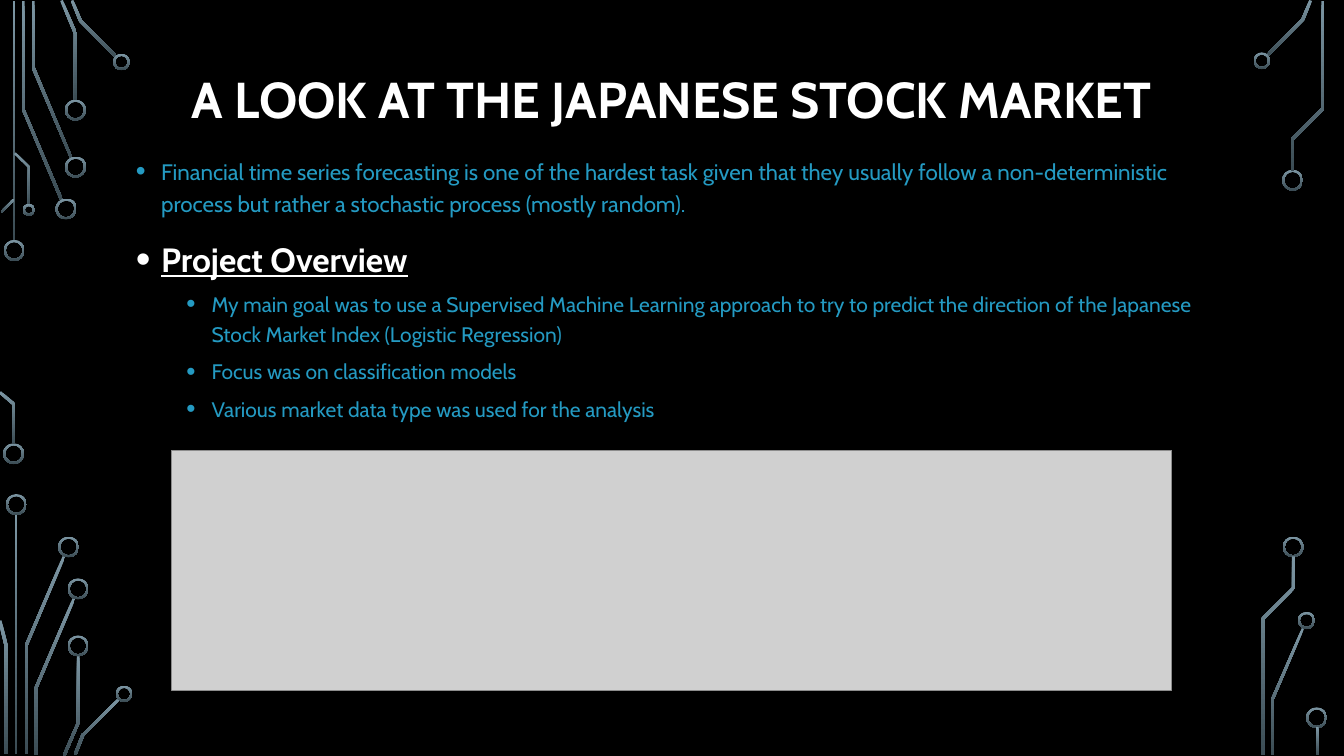
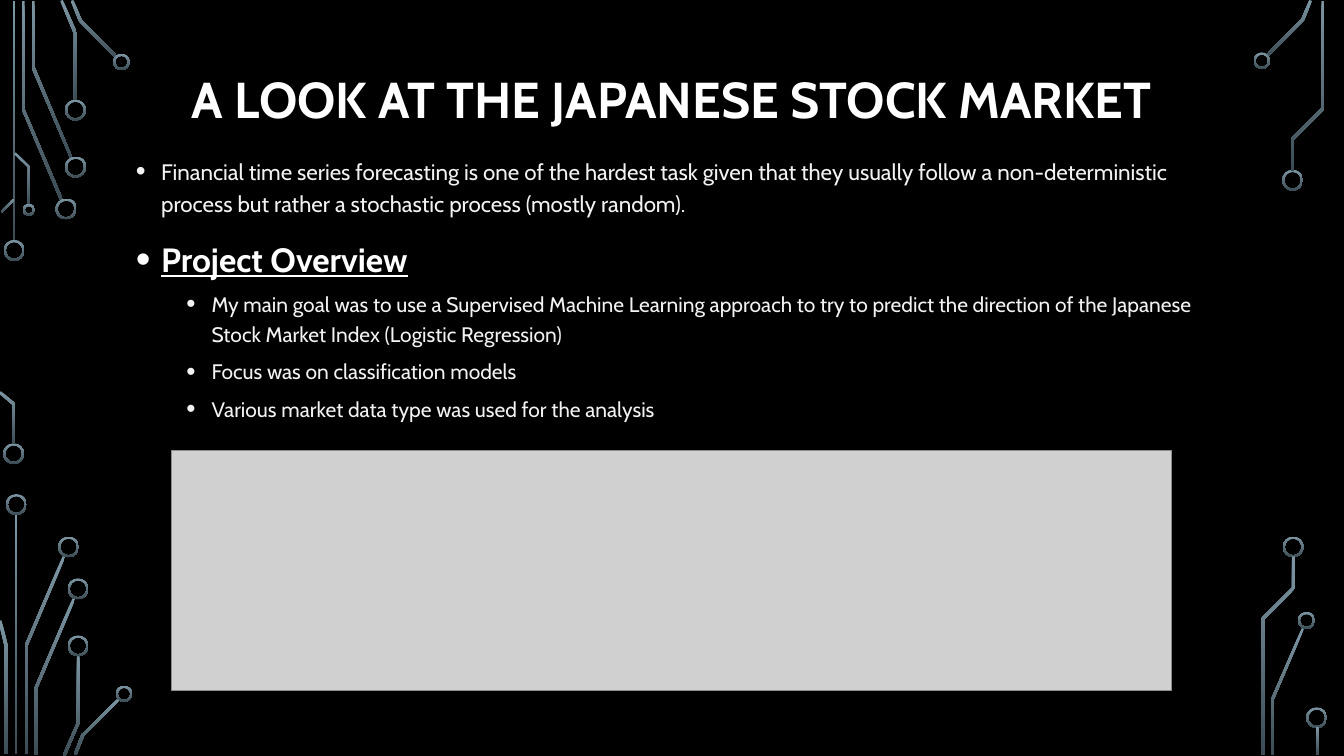
Before and after one commit to gfisherjr/Market_Indicator_Machine_Learning, a slide deck: slide 2 of Dev/Ben/Presentation/Ben_Machine_Learning_Slides.pptx. Drawn at 1344x756 pixels with LibreOffice and Linux fonts; fonts in the diff are those of the drawing; grey boxes stand for pictures; background and template pictures are left out. Boxes give left, top, right and bottom in pixels: in the first picture for what was removed or moved away, otherwise in the second. Text is boxed around its words. In the diff, an @@ line names an element or a change of style, - is before the commit and + after.

```diff
--- a/Dev/Ben/Presentation/Ben_Machine_Learning_Slides.pptx
+++ b/Dev/Ben/Presentation/Ben_Machine_Learning_Slides.pptx
@@ text at bbox=[161, 163, 1191, 422]: text colour #249AC2 to #F2F2F2 @@
```
Also in this commit, not shown: 4 other slides changed, 45 other files.
